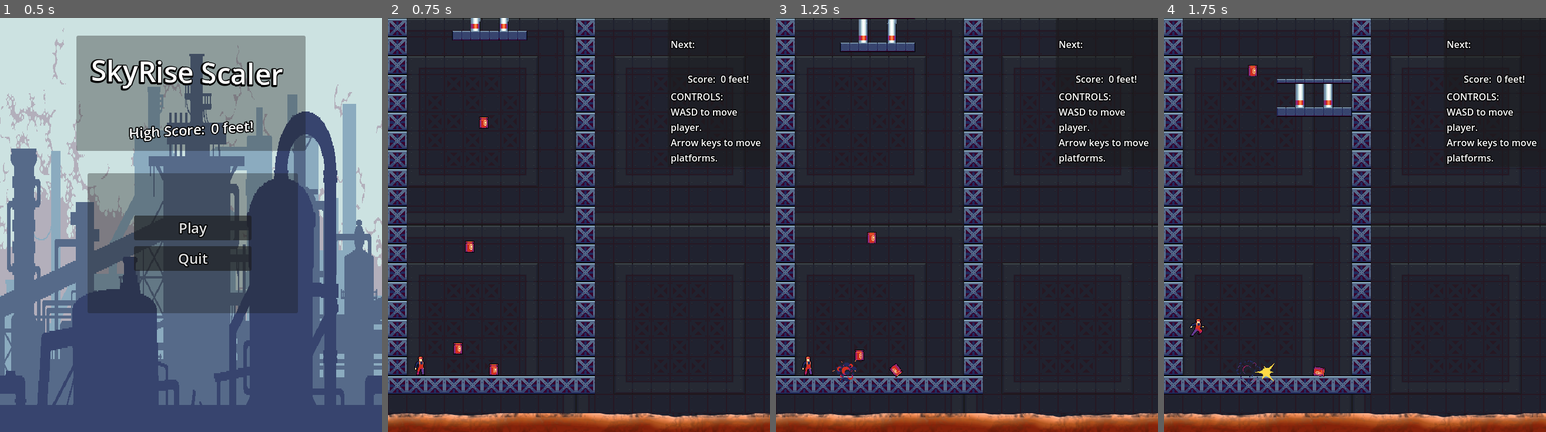
Above: before the commit, frames 1-4 (left to right).
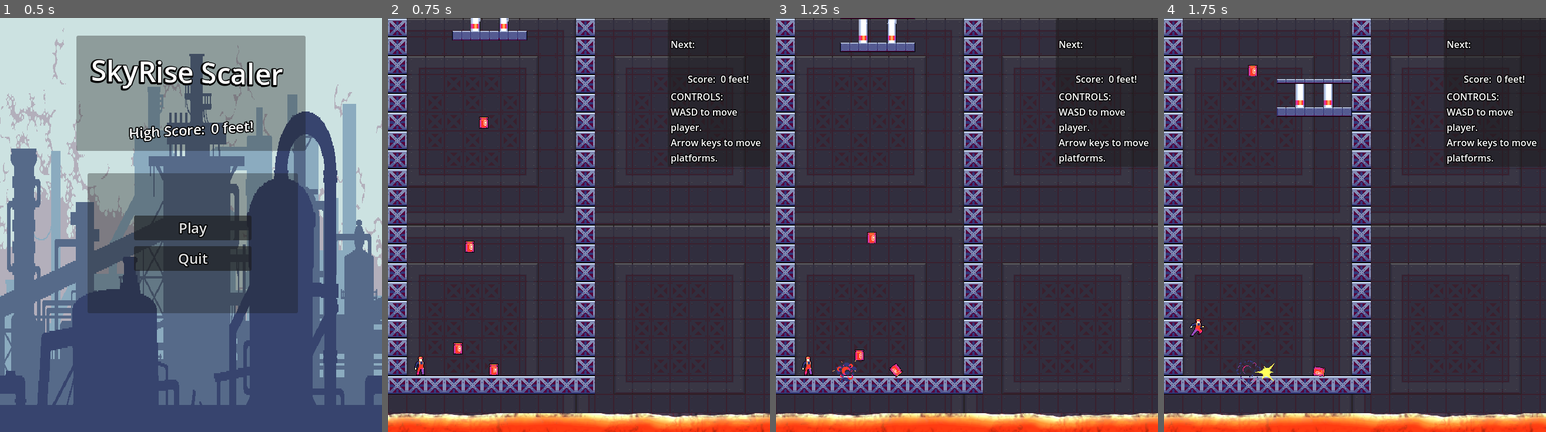
Above: after the commit, the same moments.

Repository: RexShipton/SkyRise-Scaler
Game: Godot game, scene res://scenes/main_menu.tscn
Same seed, same stepped clock (60 frames per second), same inputs: the game is played once before the commit and once after it.
Inputs (mouse positions are in pixels of both pictures, inside the frame that each line leads up to):
- Up to frame 1 (0.5 s): no input
- Up to frame 2 (0.75 s): click "Play" at 0.5 s
- Up to frame 3 (1.25 s): no input
- Up to frame 4 (1.75 s): move the mouse to (1439, 204) at 1.27 s; hold Right (block_right) from 1.28 s (still down); hold Down (block_fast_fall) from 1.28 s (still down); tap W (character_jump) at 1.52 s

Frame 1 is identical in both runs. In frame 2, 16% of the frame differs, in the area x 0-100%, y 0-100%; in frame 3, 16%; in frame 4, 17%.

Commit message:
starting lights

Diff:
--- a/new-game-project/world.tscn
+++ b/new-game-project/world.tscn
@@ -103,6 +103,19 @@
 stream = ExtResource("8_56yrn")
 volume_db = -15.0
 
+[node name="PointLight2D" type="PointLight2D" parent="."]
+position = Vector2(173, 660)
+
+[node name="DirectionalLight2D" type="DirectionalLight2D" parent="."]
+rotation = -0.0349066
+color = Color(0.888627, 0.706, 0.677256, 1)
+shadow_enabled = true
+shadow_filter = 2
+shadow_filter_smooth = 1.5
+
+[node name="CanvasModulate" type="CanvasModulate" parent="."]
+color = Color(0.631289, 0.621251, 0.639962, 1)
+
 [connection signal="game_over" from="." to="MapLooper" method="deActivate"]
 [connection signal="game_over" from="." to="HUD" method="game_over"]
 [connection signal="piece_placed" from="." to="MapLooper" method="add_piece"]
